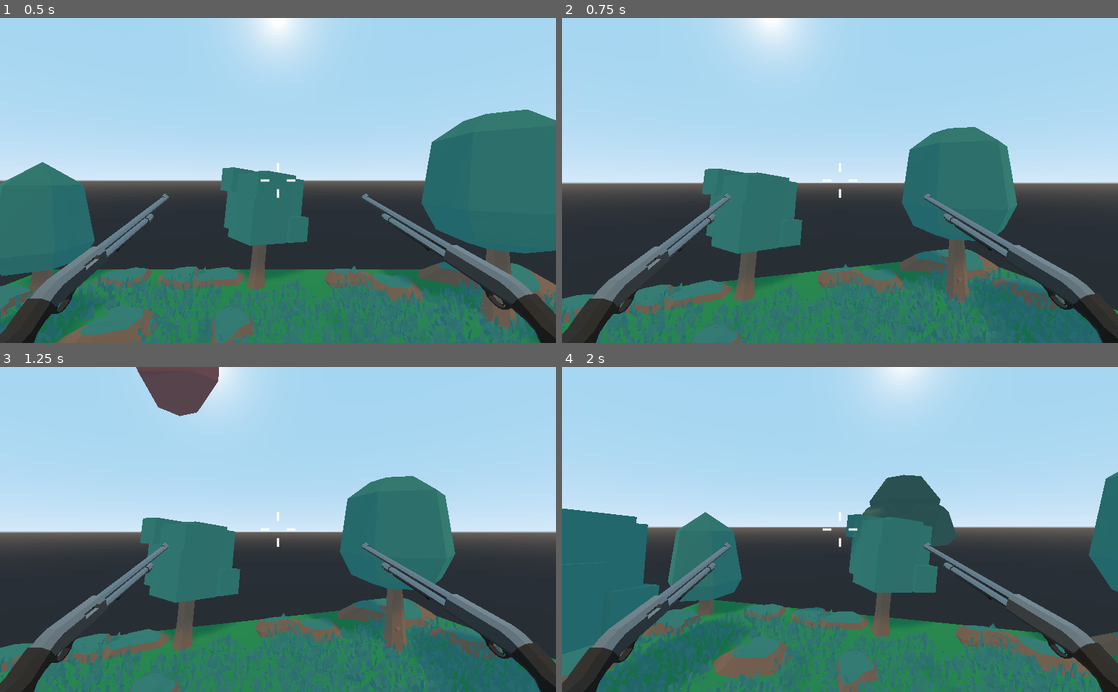
Above: before the commit, frames 1-4 (two rows, left to right).
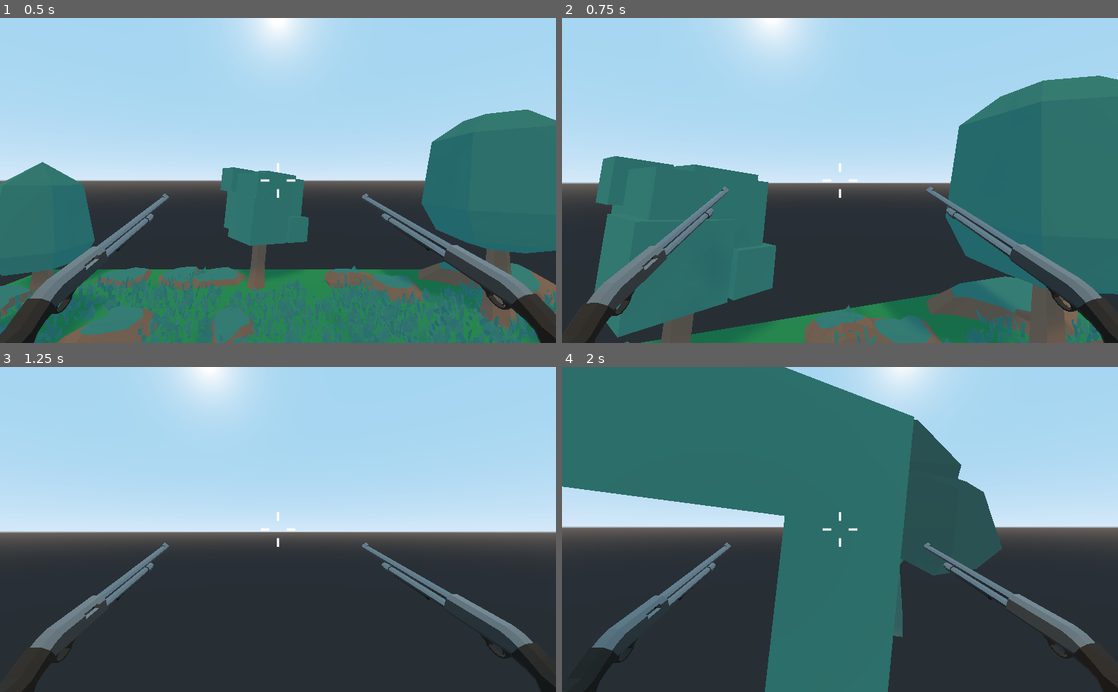
Above: after the commit, the same moments.

Repository: danvargg/vegetable_rain
Game: Godot game, scene res://Level/Level.tscn
Two runs of this game, one before a commit and one after it. Both use one fixed random seed, a clock stepped at 60 frames per second and the inputs below.
Inputs (mouse positions are in pixels of both pictures, inside the frame that each line leads up to):
- Up to frame 1 (0.5 s): no input
- Up to frame 2 (0.75 s): tap Enter at 0.5 s; move the mouse to (867, 180) at 0.52 s; hold W (forward, bound only after the commit) from 0.53 s (still down); hold Space (jump, bound only after the commit) from 0.53 s (still down); click (867, 180) at 0.6 s
- Up to frame 3 (1.25 s): keep holding W (forward, bound only after the commit); keep holding Space (jump, bound only after the commit)
- Up to frame 4 (2 s): keep holding W (forward, bound only after the commit); move the mouse to (812, 529) at 1.27 s; release Space (jump, bound only after the commit) at 1.28 s; tap Space (jump, bound only after the commit) at 1.35, 1.52, 1.82 s; click (812, 529) at 1.55 s

Frame 1 is identical in both runs. In frame 2, 39% of the frame differs, in the area x 0-100%, y 17-100%; in frame 3, 29%; in frame 4, 59%, in the area x 0-100%, y 0-100%.

Commit message:
adds input buttons actions.

Diff:
--- a/player/Player.gd
+++ b/player/Player.gd
@@ -17,6 +17,7 @@
 	var direction = $Head.get_global_transform().basis
 	var target = null
 
+#	if Input.is_action_pressed("jump") and is_on_floor(): velocity += direction.y
 	if Input.is_action_pressed("forward"): velocity -= direction.z
 	if Input.is_action_pressed("backward"): velocity += direction.z
 	if Input.is_action_pressed("rightward"): velocity += direction.x
--- a/player/Player.tscn
+++ b/player/Player.tscn
@@ -54,4 +54,5 @@
 
 [node name="Cooldown" type="Timer" parent="."]
 one_shot = true
+
 [connection signal="timeout" from="Cooldown" to="." method="_on_Cooldown_timeout"]
--- a/player/Shotgun.tscn
+++ b/player/Shotgun.tscn
@@ -301,9 +301,7 @@
 tracks/4/enabled = true
 tracks/4/keys = PoolRealArray( 0, 1, 0, 0, 0, 2.98023e-08, -4.47034e-08, -2.98024e-08, 1, 1, 1, 1, 0.266667, 1, 0, 0, 0, 2.98023e-08, -4.47034e-08, -2.98024e-08, 1, 1, 1, 1 )
 
-[node name="Shotgun" type="Spatial" groups=[
-"Shotgun",
-]]
+[node name="Shotgun" type="Spatial" groups=["Shotgun"]]
 script = ExtResource( 7 )
 
 [node name="ShotgunArmature" type="Skeleton" parent="."]
--- a/project.godot
+++ b/project.godot
@@ -18,6 +18,39 @@
 
 common/drop_mouse_on_gui_input_disabled=true
 
+[input]
+
+forward={
+"deadzone": 0.5,
+"events": [ Object(InputEventKey,"resource_local_to_scene":false,"resource_name":"","device":0,"alt":false,"shift":false,"control":false,"meta":false,"command":false,"pressed":false,"scancode":0,"physical_scancode":87,"unicode":0,"echo":false,"script":null)
+ ]
+}
+backward={
+"deadzone": 0.5,
+"events": [ Object(InputEventKey,"resource_local_to_scene":false,"resource_name":"","device":0,"alt":false,"shift":false,"control":false,"meta":false,"command":false,"pressed":false,"scancode":0,"physical_scancode":83,"unicode":0,"echo":false,"script":null)
+ ]
+}
+leftward={
+"deadzone": 0.5,
+"events": [ Object(InputEventKey,"resource_local_to_scene":false,"resource_name":"","device":0,"alt":false,"shift":false,"control":false,"meta":false,"command":false,"pressed":false,"scancode":0,"physical_scancode":65,"unicode":0,"echo":false,"script":null)
+ ]
+}
+rightward={
+"deadzone": 0.5,
+"events": [ Object(InputEventKey,"resource_local_to_scene":false,"resource_name":"","device":0,"alt":false,"shift":false,"control":false,"meta":false,"command":false,"pressed":false,"scancode":0,"physical_scancode":68,"unicode":0,"echo":false,"script":null)
+ ]
+}
+jump={
+"deadzone": 0.5,
+"events": [ Object(InputEventKey,"resource_local_to_scene":false,"resource_name":"","device":0,"alt":false,"shift":false,"control":false,"meta":false,"command":false,"pressed":false,"scancode":0,"physical_scancode":32,"unicode":0,"echo":false,"script":null)
+ ]
+}
+shoot={
+"deadzone": 0.5,
+"events": [ Object(InputEventMouseButton,"resource_local_to_scene":false,"resource_name":"","device":0,"alt":false,"shift":false,"control":false,"meta":false,"command":false,"button_mask":0,"position":Vector2( 0, 0 ),"global_position":Vector2( 0, 0 ),"factor":1.0,"button_index":1,"pressed":false,"doubleclick":false,"script":null)
+ ]
+}
+
 [physics]
 
 common/enable_pause_aware_picking=true
Binary file added: images/screen_00.png
Not shown, added: images/screen_00.png.import
Binary file added: images/screen_01.png
Not shown, added: images/screen_01.png.import
Binary file added: images/screen_02.png
Not shown, added: images/screen_02.png.import
Binary file added: images/screen_03.png
Not shown, added: images/screen_03.png.import
